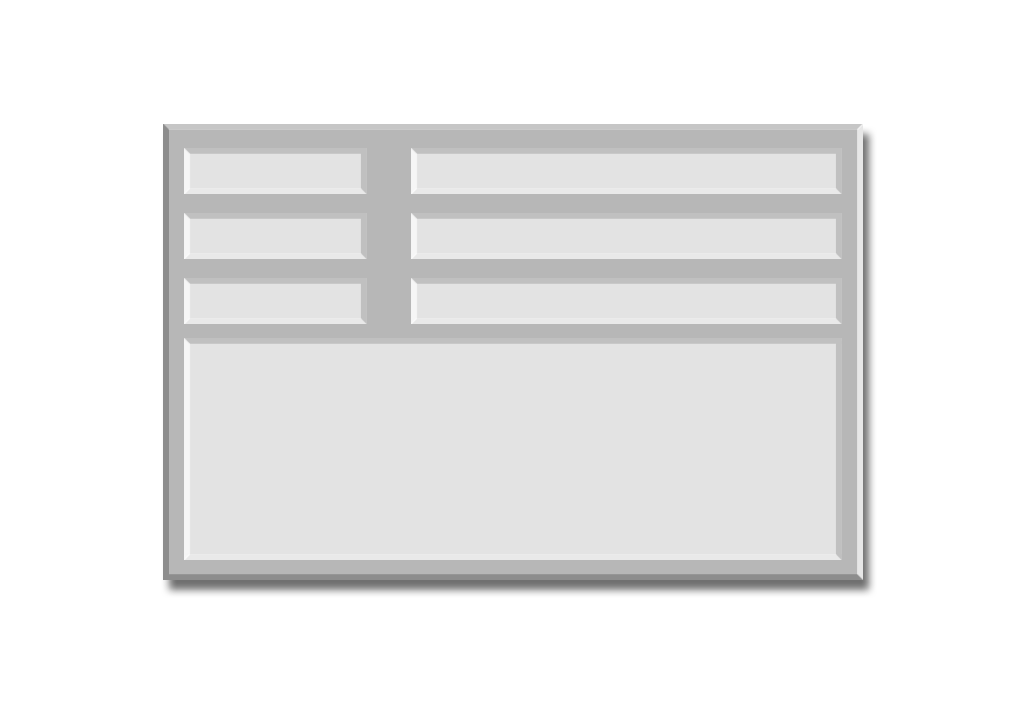
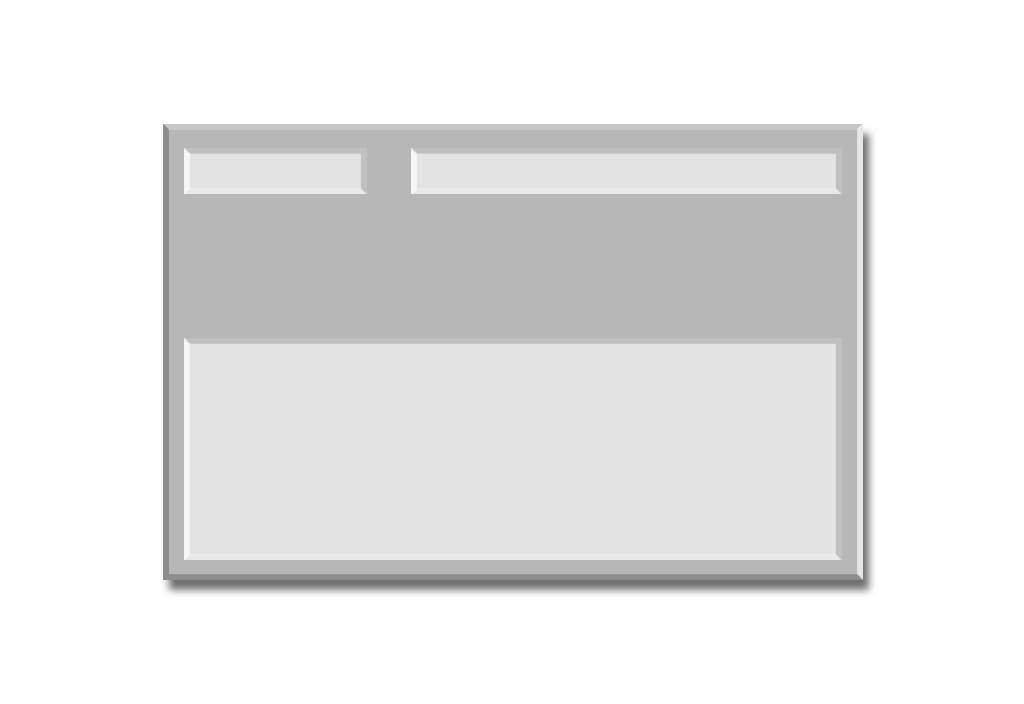
Layers edited between the first and the second 1024×704 image:
hid "Color Fill 3" over [184, 213, 367, 259]
hid "Color Fill4" over [184, 278, 367, 324]
hid "Color Fill 6" over [411, 213, 842, 259]
hid "Color Fill 7" over [411, 278, 842, 324]
painted on "Color Fill 1 copy" over [184, 213, 842, 324]
